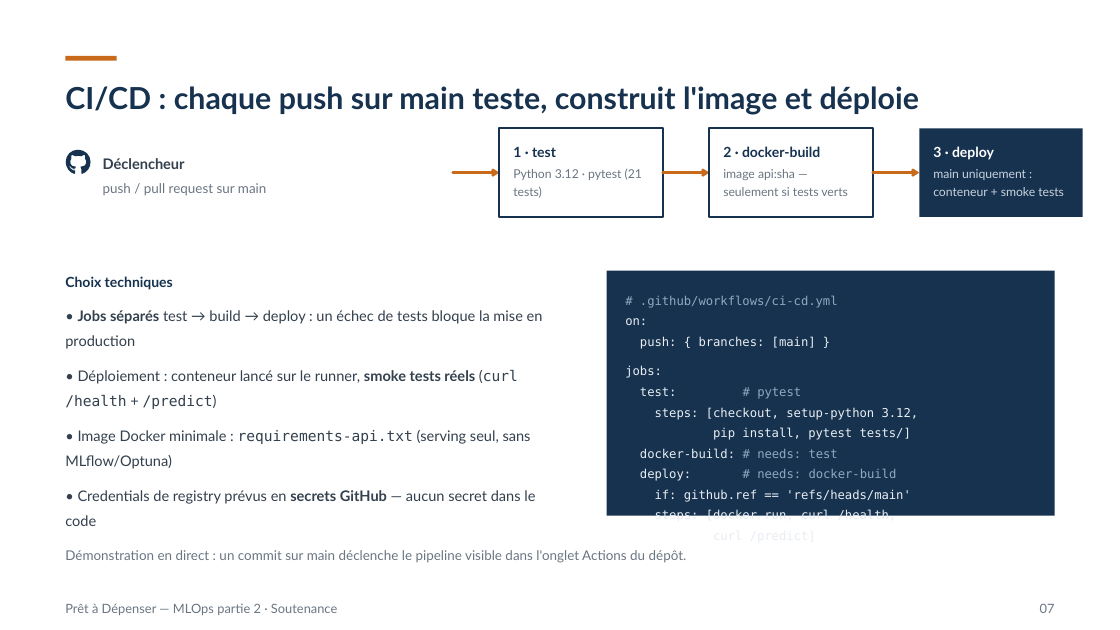
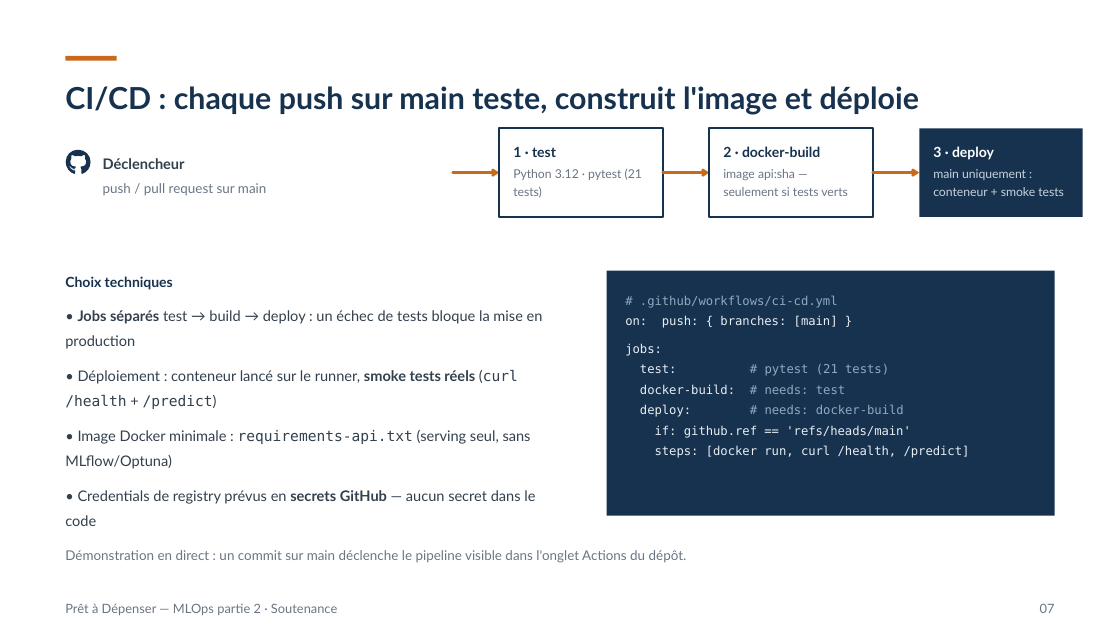
Before and after one commit to Mrsaltyx/pret-a-depenser-scoring-mlops, a slide deck: slide 7 of soutenance/soutenance.pptx. Drawn at 1120x630 pixels with LibreOffice and Linux fonts; fonts in the diff are those of the drawing. Boxes give left, top, right and bottom in pixels: in the first picture for what was removed or moved away, otherwise in the second. Text is boxed around its words. In the diff, an @@ line names an element or a change of style, - is before the commit and + after.

Commit message:
Slides : fix bloc YAML tronque (slide 7) + apercu monitoring plus lisible (slide 11)

```diff
--- a/soutenance/soutenance.pptx
+++ b/soutenance/soutenance.pptx
@@ text at box(625, 315, 838, 328): text changed @@
-on:
-push: { branches: [main] }
+on: push: { branches: [main] }
@@ text at box(625, 343, 662, 356): less space between paragraphs @@
@@ text at box(640, 364, 889, 376): text changed; text colour #E8EDF2 to #8FA9BF @@
-test: # pytest
-steps: [checkout, setup-python 3.12,
-pip install, pytest tests/]
+test: # pytest (21 tests)
@@ text at box(655, 445, 970, 458): text changed @@
-steps: [docker run, curl /health,
-curl /predict]
+steps: [docker run, curl /health, /predict]
```
Also in this commit, not shown: 1 other file.
